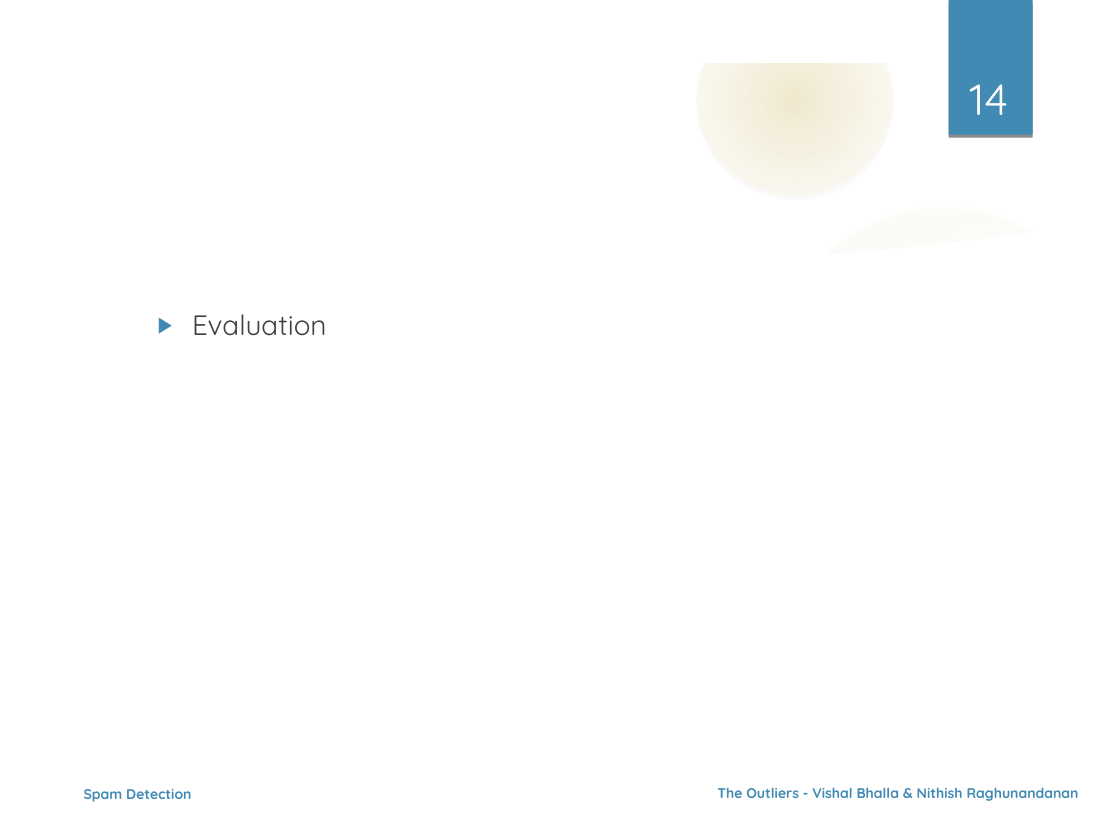
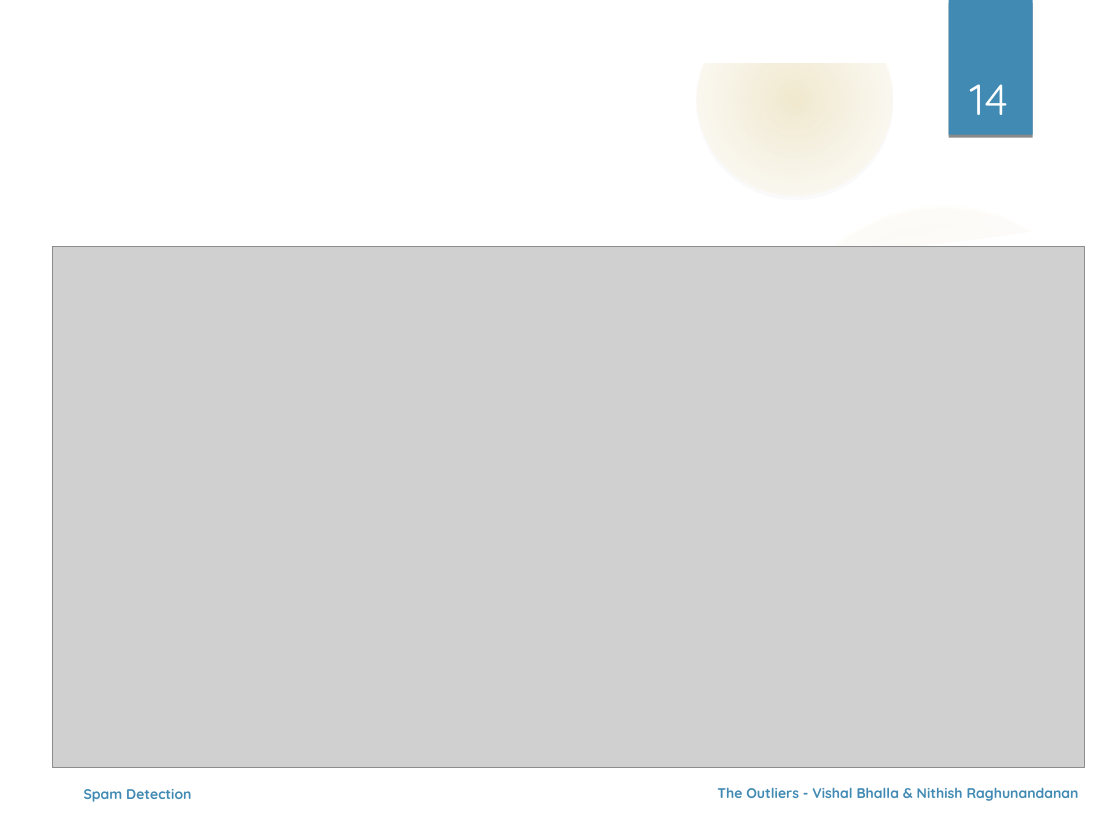
Before and after one commit to nehgu/Anomaly-Detection, a slide deck: slide 14 of Challenges/Spam Filtering Challenge 4/Ppt - Spam Detection Challenge-4.odp. Drawn at 1120x840 pixels with LibreOffice and Linux fonts; fonts in the diff are those of the drawing; grey boxes stand for pictures; background and template pictures are left out. Boxes give left, top, right and bottom in pixels: in the first picture for what was removed or moved away, otherwise in the second. Text is boxed around its words. In the diff, an @@ line names an element or a change of style, - is before the commit and + after.

```diff
--- a/Challenges/Spam Filtering Challenge 4/Ppt - Spam Detection Challenge-4.odp
+++ b/Challenges/Spam Filtering Challenge 4/Ppt - Spam Detection Challenge-4.odp
@@ picture added at <box>53,246,1084,767</box> @@
@@ text removed at <box>192,314,326,336</box> @@
-  ▶ Evaluation
```
Also in this commit, not shown: 6 other slides changed, 1 slide added, 1 other file.
